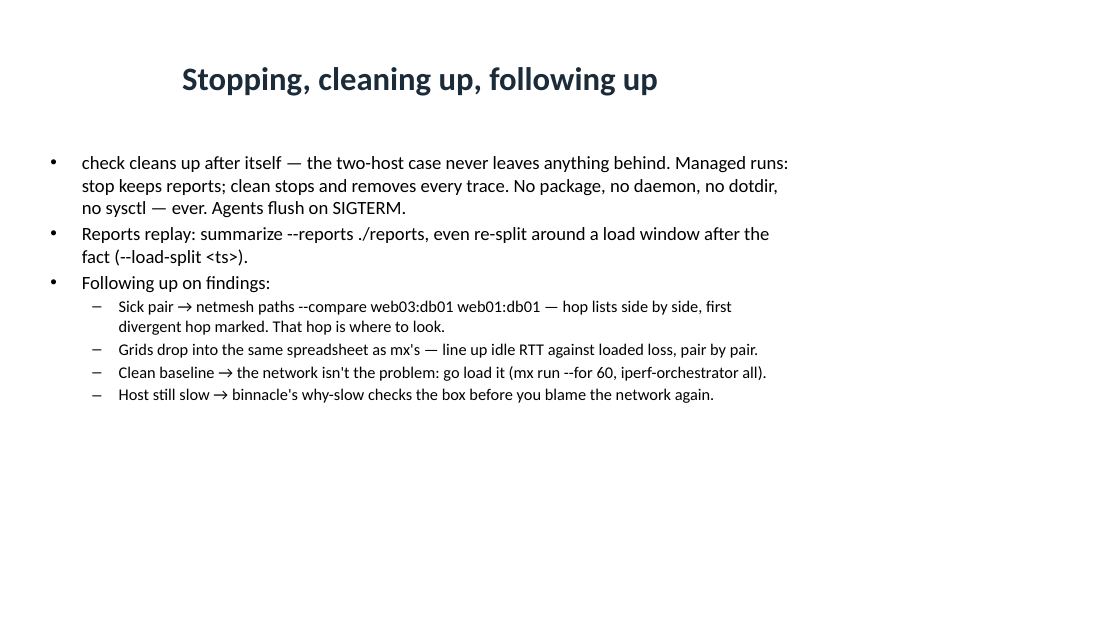
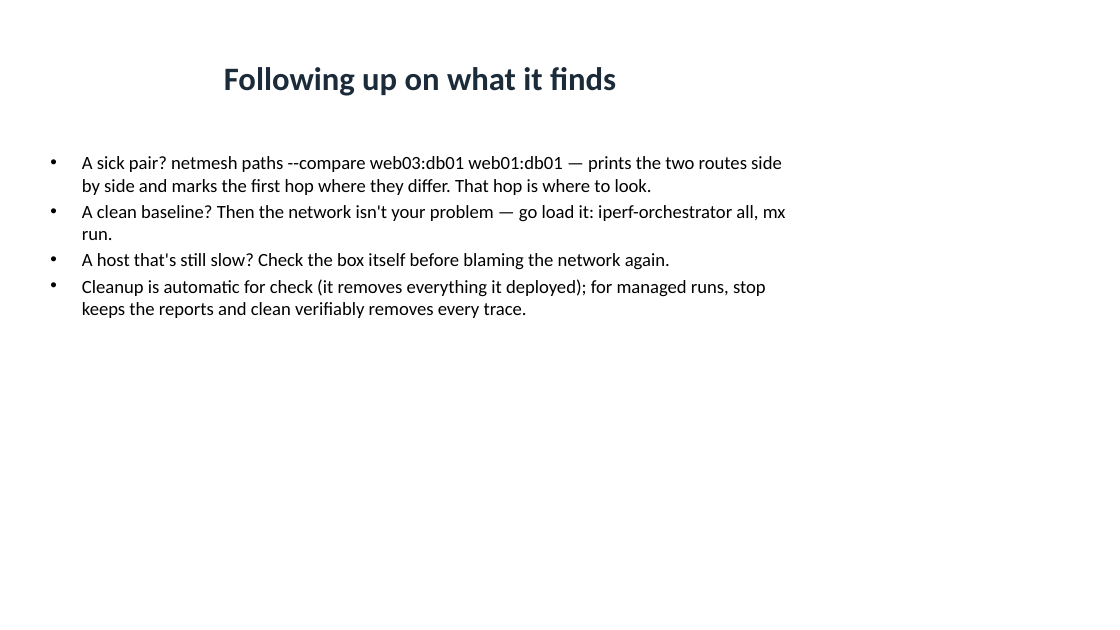
Before and after one commit to MartinGallagher-code/presentations, a slide deck: slide 31 of network-testing/network_testing.pptx (slide 29 before the commit). Drawn at 1120x630 pixels with LibreOffice and Linux fonts; fonts in the diff are those of the drawing. Boxes give left, top, right and bottom in pixels: in the first picture for what was removed or moved away, otherwise in the second. Text is boxed around its words. In the diff, an @@ line names an element or a change of style, - is before the commit and + after.

```diff
--- a/network-testing/network_testing.pptx
+++ b/network-testing/network_testing.pptx
@@ title at box(224, 67, 616, 96): text changed @@
-Stopping, cleaning up, following up
+Following up on what it finds
@@ text at box(82, 156, 786, 318): text changed; size 14 to 16 pt @@
-• check cleans up after itself — the two-host case never leaves anything behind. Managed runs: stop keeps reports; clean stops and removes every trace. No package, no daemon, no dotdir, no sysctl — ever. Agents flush on SIGTERM.
-• Reports replay: summarize --reports ./reports, even re-split around a load window after the fact (--load-split <ts>).
-• Following up on findings:
-  – Sick pair → netmesh paths --compare web03:db01 web01:db01 — hop lists side by side, first divergent hop marked. That hop is where to look.
-  – Grids drop into the same spreadsheet as mx's — line up idle RTT against loaded loss, pair by pair.
-  – Clean baseline → the network isn't the problem: go load it (mx run --for 60, iperf-orchestrator all).
-  – Host still slow → binnacle's why-slow checks the box before you blame the network again.
+• A sick pair? netmesh paths --compare web03:db01 web01:db01 — prints the two routes side by side and marks the first hop where they differ. That hop is where to look.
+• A clean baseline? Then the network isn't your problem — go load it: iperf-orchestrator all, mx run.
+• A host that's still slow? Check the box itself before blaming the network again.
+• Cleanup is automatic for check (it removes everything it deployed); for managed runs, stop keeps the reports and clean verifiably removes every trace.
```
Also in this commit, not shown: 10 other slides changed, 17 slides added, 13 slides removed, 2 other files.
